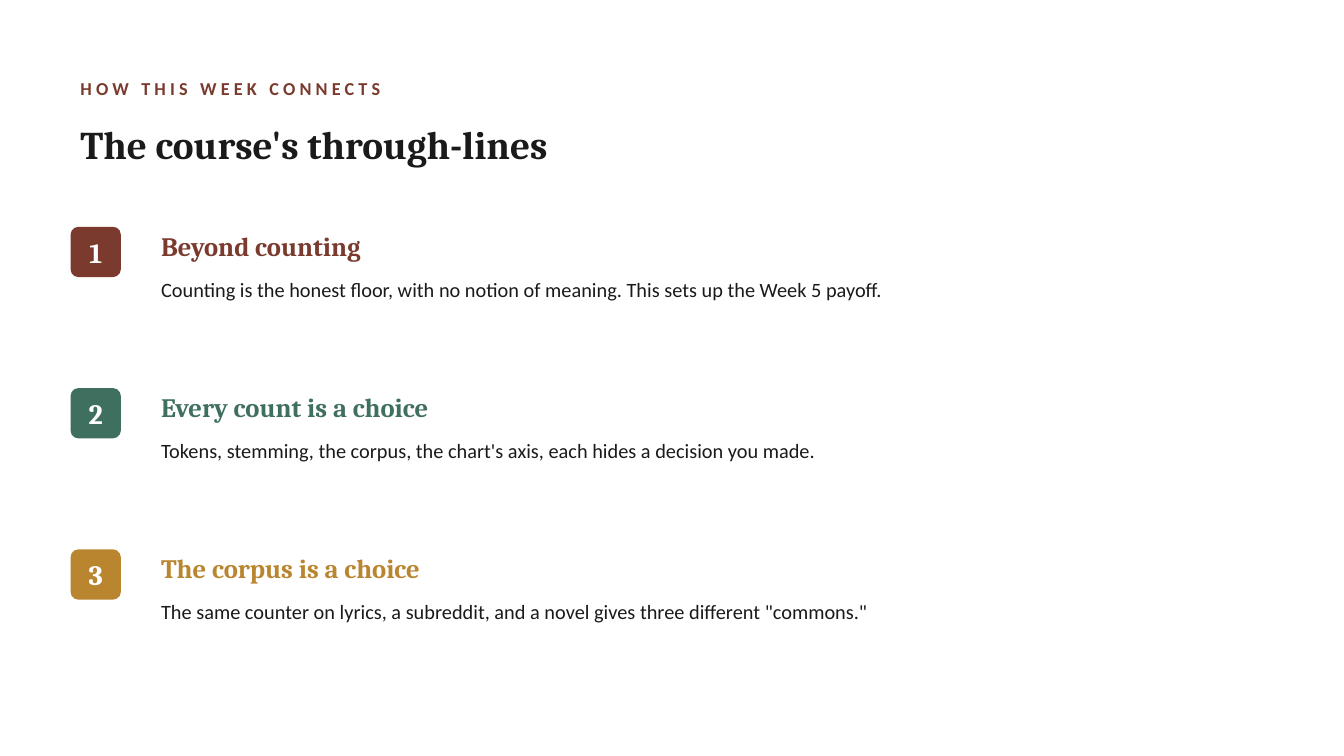
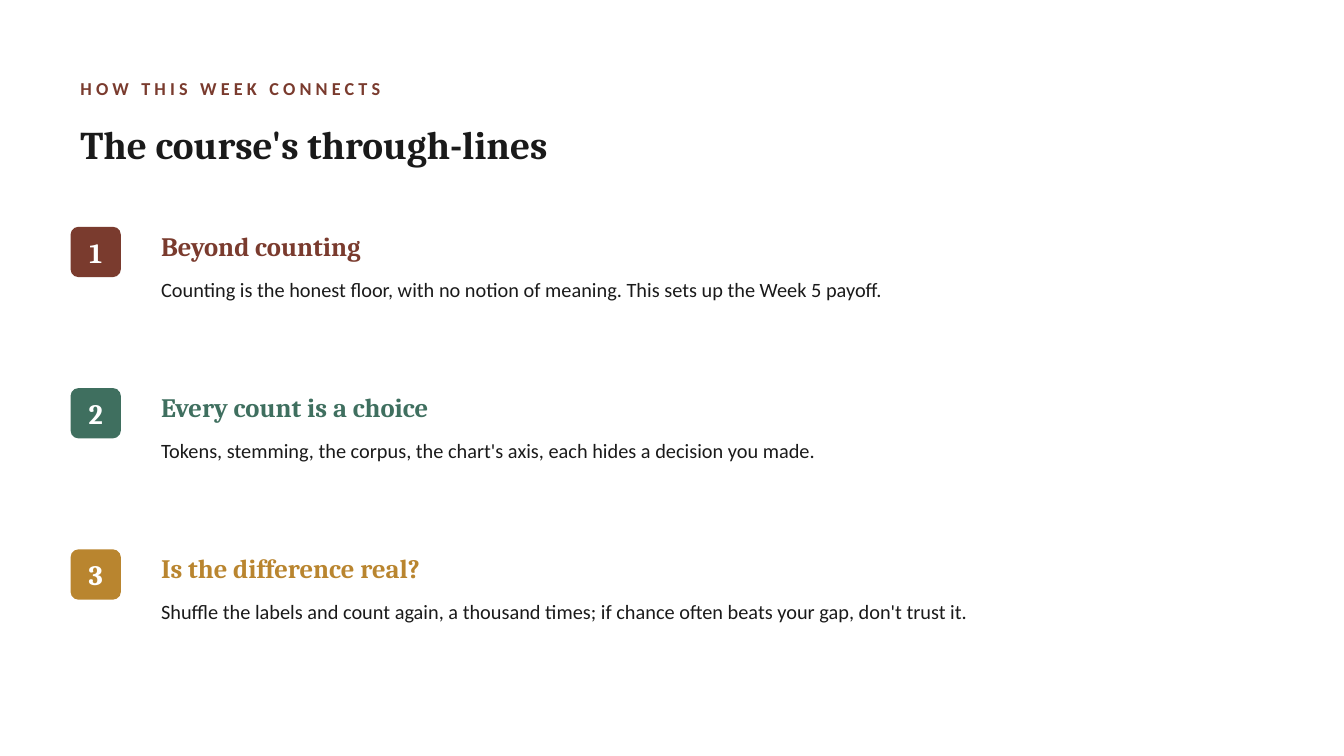
Before and after one commit to lucianli123/culture-as-data-2026, a slide deck: slide 7 of slides/pptx/week-02.pptx. Drawn at 1344x756 pixels with LibreOffice and Linux fonts; fonts in the diff are those of the drawing. Boxes give left, top, right and bottom in pixels: in the first picture for what was removed or moved away, otherwise in the second. Text is boxed around its words. In the diff, an @@ line names an element or a change of style, - is before the commit and + after.

Commit message:
Restructure Weeks 1-2: W1 = counting rows/words/pixels, W2 = advanced counting + light stats
Week 1 now carries counting's first pass on all three shapes of culture: the
wedding rows, a first word count (with the stop-word choice made explicit),
and the pixel-counting image lab.

Week 2 becomes the deep counting week: the Bollen/Schmidt trial, hand
bag-of-words, tokenizers, tf-idf, then two new beats - keyness via log-odds
(with the reveal that She Giggles, He Gallops is exactly this method) and the
shuffle test, permutation-based light statistics with zero formulas (is the
gap real or chance; effect size caveat; seeds Week 8's robustness arc).
Cross-corpus counting folds into the keyness beat as the corpus-pair choice.

Updated across the stack: lesson-plans, syllabus, BUILD-PLAN, notebooks
(week01 + week02, both execute clean), site data, deck threads/sketch,
README tables; docs/, slides.json, week-NN.md, and pptx regenerated;
check_sync passes.

```diff
--- a/slides/pptx/week-02.pptx
+++ b/slides/pptx/week-02.pptx
@@ text at [161,559,419,579]: text changed @@
-The corpus is a choice
+Is the difference real?
@@ text at [161,605,967,623]: text changed @@
-The same counter on lyrics, a subreddit, and a novel gives three different "commons."
+Shuffle the labels and count again, a thousand times; if chance often beats your gap, don't trust it.
```
Also in this commit, not shown: 4 other slides changed, 22 other files.
